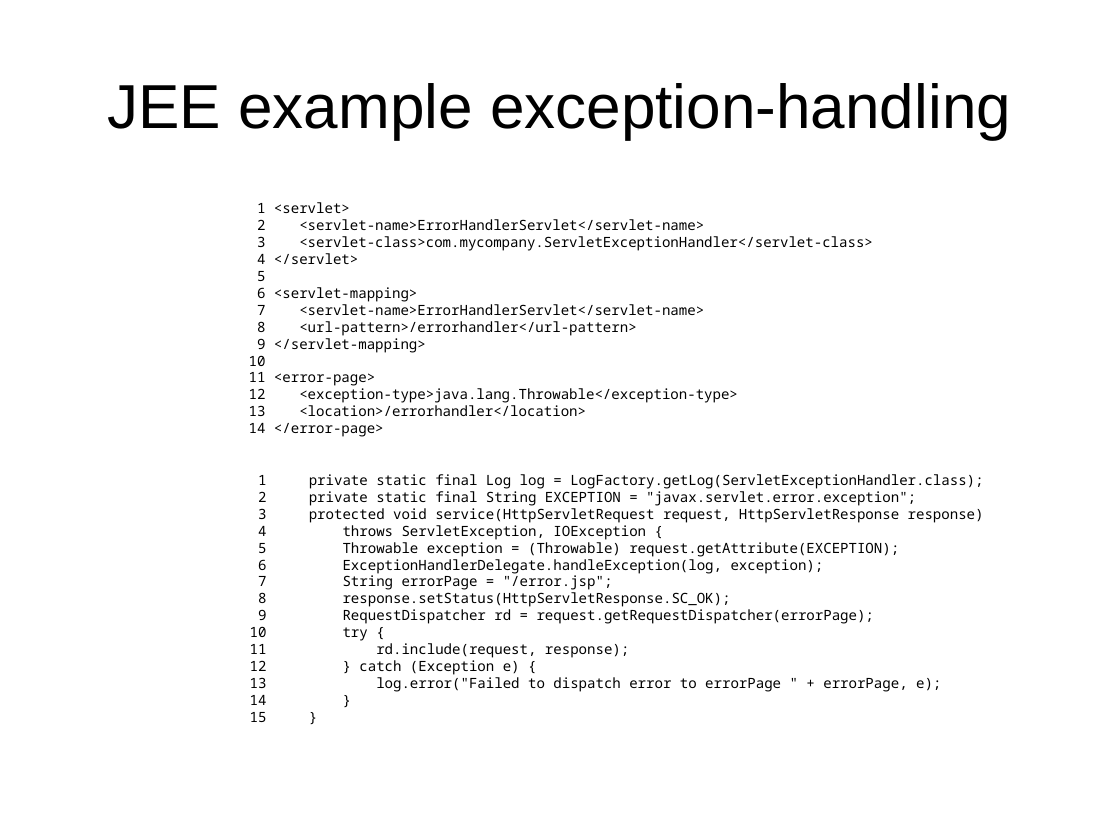
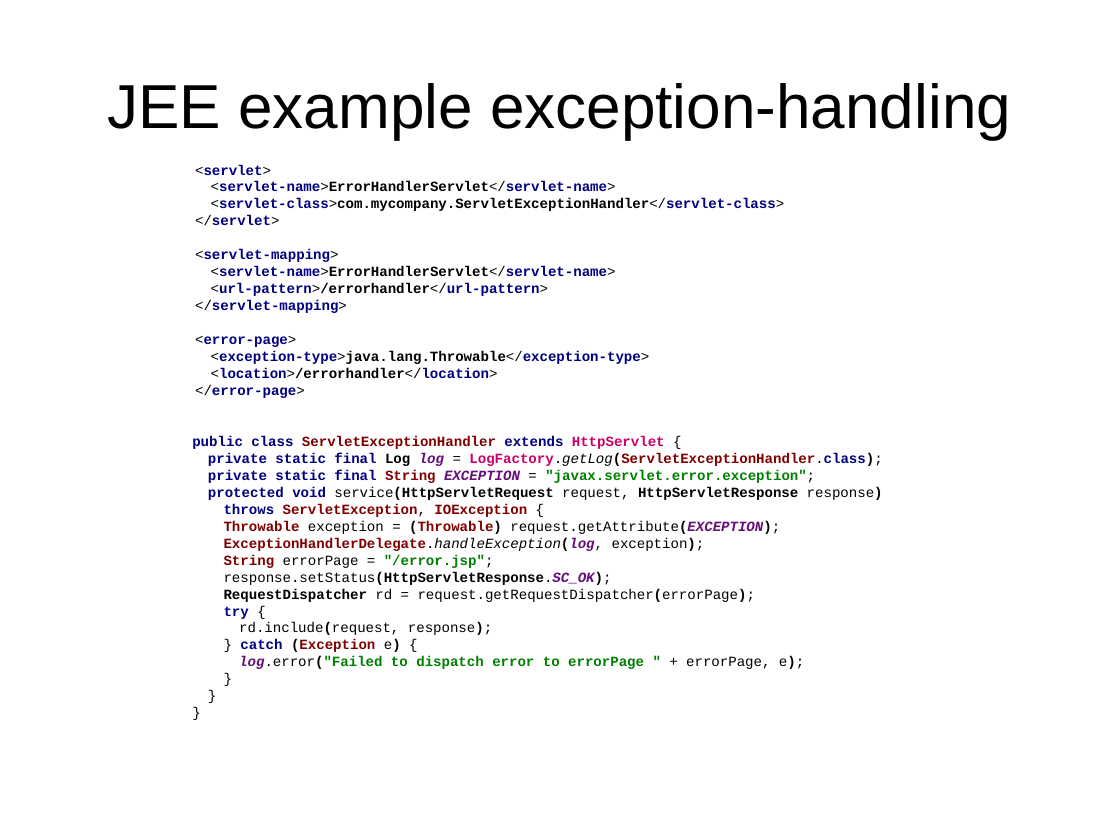
Before and after one commit to andreak/slol-2011, a slide deck: slide 10 of Scala-LiftOff-2011-lift-from-jee-perspective.odp. Drawn at 1120x840 pixels with LibreOffice and Linux fonts; fonts in the diff are those of the drawing. Boxes give left, top, right and bottom in pixels: in the first picture for what was removed or moved away, otherwise in the second. Text is boxed around its words. In the diff, an @@ line names an element or a change of style, - is before the commit and + after.

Commit message:
Updates

```diff
--- a/Scala-LiftOff-2011-lift-from-jee-perspective.odp
+++ b/Scala-LiftOff-2011-lift-from-jee-perspective.odp
@@ text at (195,164,785,398): text changed; font Noto Sans Mono to Courier New; text colour #000000 to #000080; bold on @@
-1 <servlet>
-2 <servlet-name>ErrorHandlerServlet</servlet-name>
-3 <servlet-class>com.mycompany.ServletExceptionHandler</servlet-class>
-4 </servlet>
-5
-6 <servlet-mapping>
-7 <servlet-name>ErrorHandlerServlet</servlet-name>
-8 <url-pattern>/errorhandler</url-pattern>
-9 </servlet-mapping>
-10
-11 <error-page>
-12 <exception-type>java.lang.Throwable</exception-type>
-13 <location>/errorhandler</location>
-14 </error-page>
+<servlet>
+<servlet-name>ErrorHandlerServlet</servlet-name>
+<servlet-class>com.mycompany.ServletExceptionHandler</servlet-class>
+</servlet>
+<servlet-mapping>
+<servlet-name>ErrorHandlerServlet</servlet-name>
+<url-pattern>/errorhandler</url-pattern>
+</servlet-mapping>
+<error-page>
+<exception-type>java.lang.Throwable</exception-type>
+<location>/errorhandler</location>
+</error-page>
@@ text at (192,436,883,669): text changed; font Noto Sans Mono to Courier New; bold on @@
-1 private static final Log log = LogFactory.getLog(ServletExceptionHandler.class);
-2 private static final String EXCEPTION = "javax.servlet.error.exception";
-3 protected void service(HttpServletRequest request, HttpServletResponse response)
-4 throws ServletException, IOException {
-5 Throwable exception = (Throwable) request.getAttribute(EXCEPTION);
-6 ExceptionHandlerDelegate.handleException(log, exception);
-7 String errorPage = "/error.jsp";
-8 response.setStatus(HttpServletResponse.SC_OK);
-9 RequestDispatcher rd = request.getRequestDispatcher(errorPage);
-10 try {
-11 rd.include(request, response);
-12 } catch (Exception e) {
-13 log.error("Failed to dispatch error to errorPage " + errorPage, e);
-14 }
-15 }
+public class ServletExceptionHandler extends HttpServlet {
+private static final Log log = LogFactory.getLog(ServletExceptionHandler.class);
+private static final String EXCEPTION = "javax.servlet.error.exception";
+protected void service(HttpServletRequest request, HttpServletResponse response)
+throws ServletException, IOException {
+Throwable exception = (Throwable) request.getAttribute(EXCEPTION);
+ExceptionHandlerDelegate.handleException(log, exception);
+String errorPage = "/error.jsp";
+response.setStatus(HttpServletResponse.SC_OK);
+RequestDispatcher rd = request.getRequestDispatcher(errorPage);
+try {
+rd.include(request, response);
+} catch (Exception e) {
+log.error("Failed to dispatch error to errorPage " + errorPage, e);
+}
+}
+}
```
Also in this commit, not shown: 5 other slides changed, 6 slides added, 1 slide removed.
